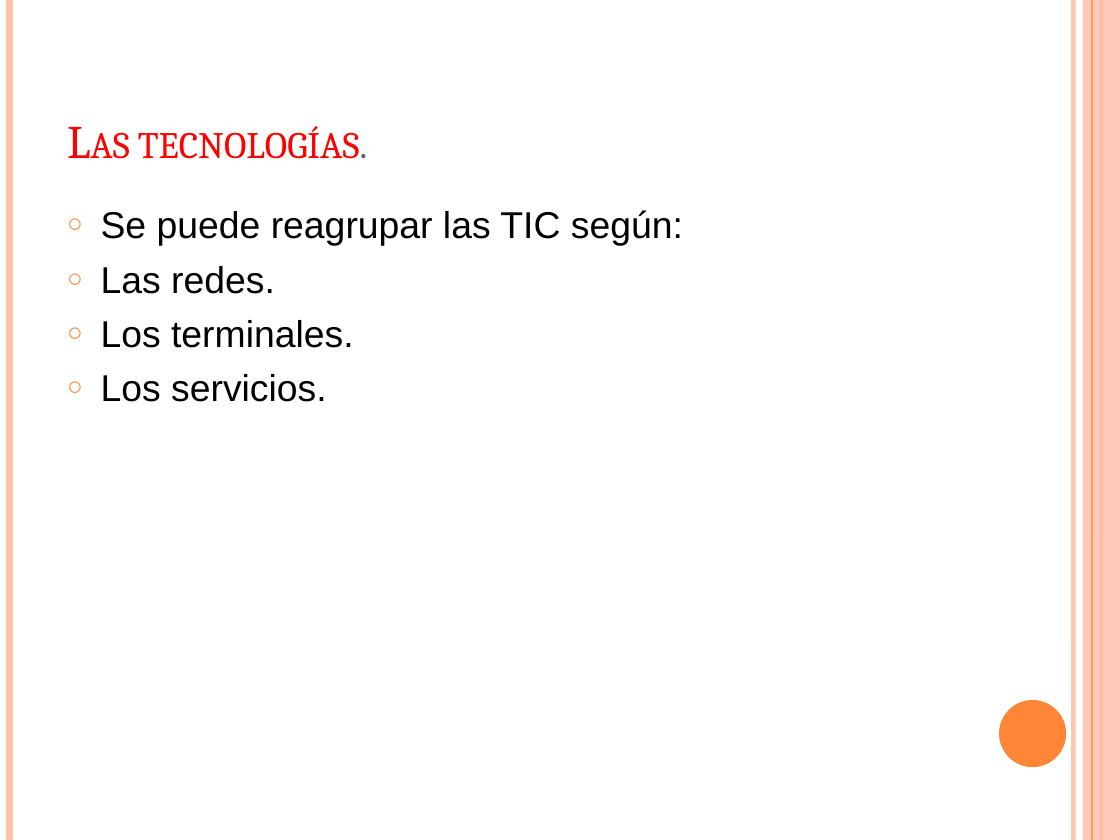
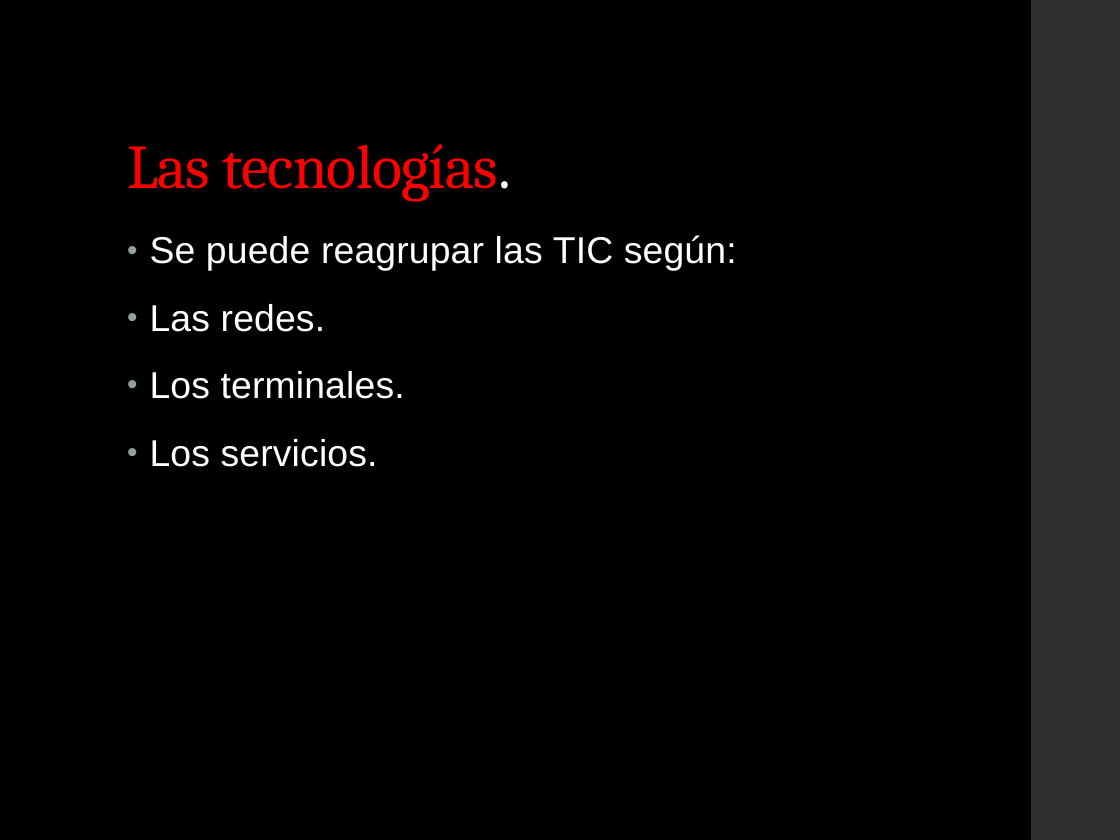
Before and after one commit to eric-vc/Feb-Jun19, a slide deck: slide 6 of Tehuipango/Tecnologías de la información y las comunicaciones/Material adicional/1.1.1 Conceptos.PPTX. Drawn at 1120x840 pixels with LibreOffice and Linux fonts; fonts in the diff are those of the drawing. Boxes give left, top, right and bottom in pixels: in the first picture for what was removed or moved away, otherwise in the second. Text is boxed around its words. In the diff, an @@ line names an element or a change of style, - is before the commit and + after.

```diff
--- a/Tehuipango/Tecnologías de la información y las comunicaciones/Material adicional/1.1.1 Conceptos.PPTX
+++ b/Tehuipango/Tecnologías de la información y las comunicaciones/Material adicional/1.1.1 Conceptos.PPTX
@@ background #FFFFFF to #000000 @@
@@ line removed from (9, 0) to (9, 840) @@
@@ rectangle: place and size @@
-rectangle at box(1083, 0, 1120, 840)
+rectangle at box(1032, 0, 1120, 840)
@@ rectangle at box(1032, 0, 1120, 840): fill #FEC3AE at 87% opacity to #303030 @@
@@ line removed from (1073, 0) to (1073, 840) @@
@@ line removed from (1092, 0) to (1092, 840) @@
@@ line removed from (1101, 0) to (1101, 840) @@
@@ title "Las tecnologías.": place and size @@
-title "Las tecnologías." at box(138, 126, 367, 159)
+title "Las tecnologías." at box(127, 144, 511, 202)
@@ title "Las tecnologías." at box(127, 144, 511, 202): size 30 to 40 pt, letter spacing 0 to -0.5 pt, small capitals off; text colour #575F6D to #FFFFFF in "tecnologías."; line spacing 1 to 0.9 @@
@@ text "Se puede reagrupar las TIC ...": place and size @@
-text "Se puede reagrupar las TIC ..." at box(101, 210, 683, 402)
+text "Se puede reagrupar las TIC ..." at box(150, 235, 737, 467)
@@ text "Se puede reagrupar las TIC ..." at box(150, 235, 737, 467): text colour #000000 to #FFFFFF, letter spacing 0 to 0.1 pt; bullet ○ to •; line spacing 1 to 0.95; more space between paragraphs; bullet colour #FE8637 to #93A299 @@
@@ ellipse removed at box(999, 700, 1066, 767) @@
```
Also in this commit, not shown: 14 other slides changed, 3 slides added, 54 other files.
